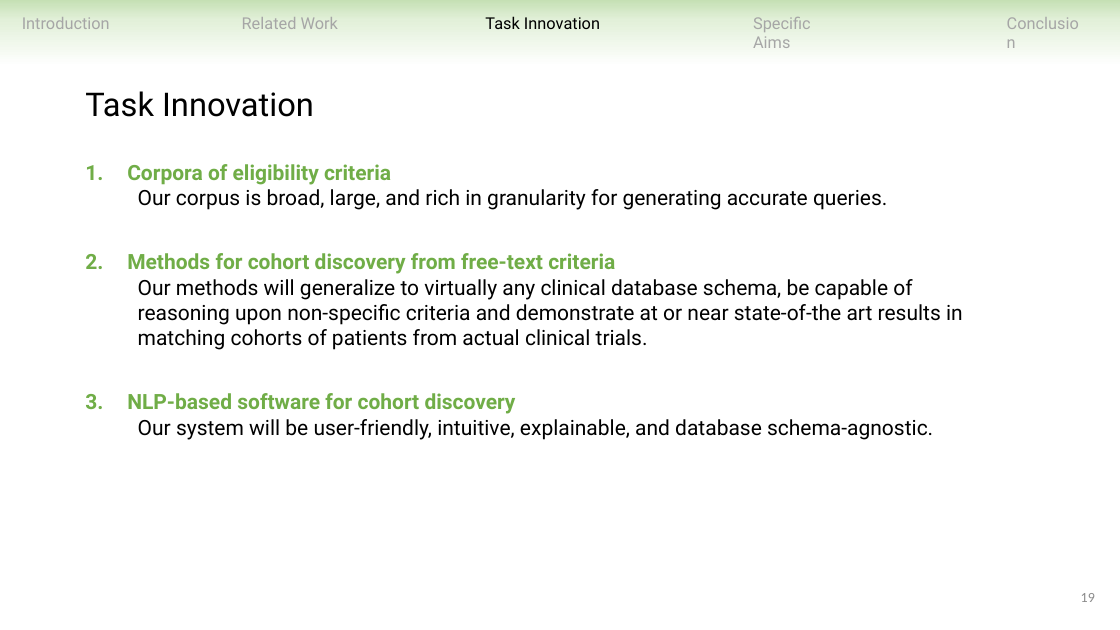
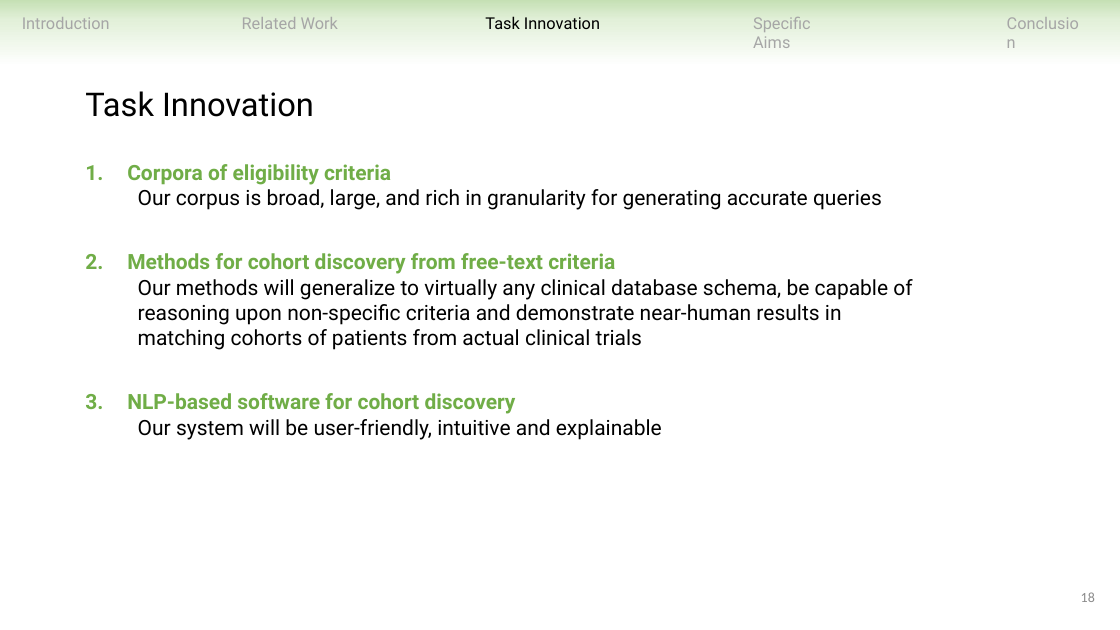
Before and after one commit to ndobb/dissertation, a slide deck: slide 18 of 4_general_exam/presentation/nic_dobbins_general_exam.pptx (slide 19 before the commit). Drawn at 1120x630 pixels with LibreOffice and Linux fonts; fonts in the diff are those of the drawing. Boxes give left, top, right and bottom in pixels: in the first picture for what was removed or moved away, otherwise in the second. Text is boxed around its words. In the diff, an @@ line names an element or a change of style, - is before the commit and + after.

Commit message:
updated

```diff
--- a/4_general_exam/presentation/nic_dobbins_general_exam.pptx
+++ b/4_general_exam/presentation/nic_dobbins_general_exam.pptx
@@ text at <box>127,164,912,440</box>: text changed @@
-1. Corpora of eligibility criteria
-   Our corpus is broad, large, and rich in granularity for generating accurate queries.
-2. Methods for cohort discovery from free-text criteria
-   Our methods will generalize to virtually any clinical database schema, be capable of
-   reasoning upon non-specific criteria and demonstrate at or near state-of-the art results in
-   matching cohorts of patients from actual clinical trials.
-3. NLP-based software for cohort discovery
-   Our system will be user-friendly, intuitive, explainable, and database schema-agnostic.
+1. Corpora of eligibility criteria
+   Our corpus is broad, large, and rich in granularity for generating accurate queries
+2. Methods for cohort discovery from free-text criteria
+   Our methods will generalize to virtually any clinical database schema, be capable of
+   reasoning upon non-specific criteria and demonstrate near-human results in
+   matching cohorts of patients from actual clinical trials
+3. NLP-based software for cohort discovery
+   Our system will be user-friendly, intuitive and explainable
@@ page number at <box>1081,592,1095,602</box>: text changed @@
-19
+18
```
Also in this commit, not shown: 49 other slides changed, 2 slides added, 4 slides removed.
